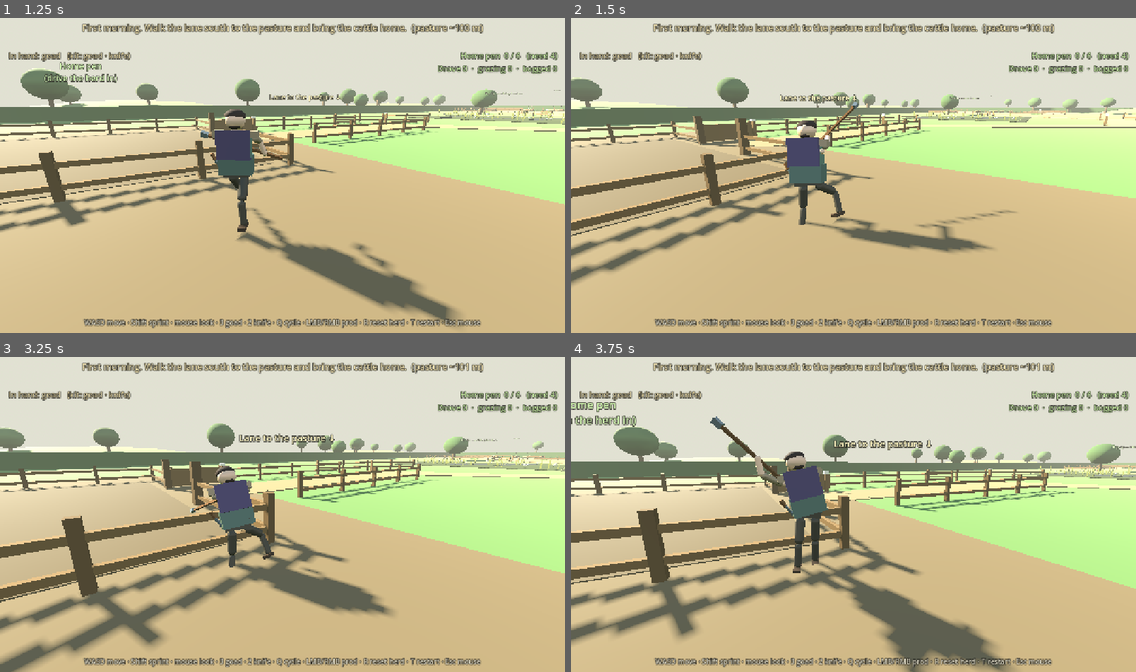
Above: before the commit, frames 1-4 (two rows, left to right).
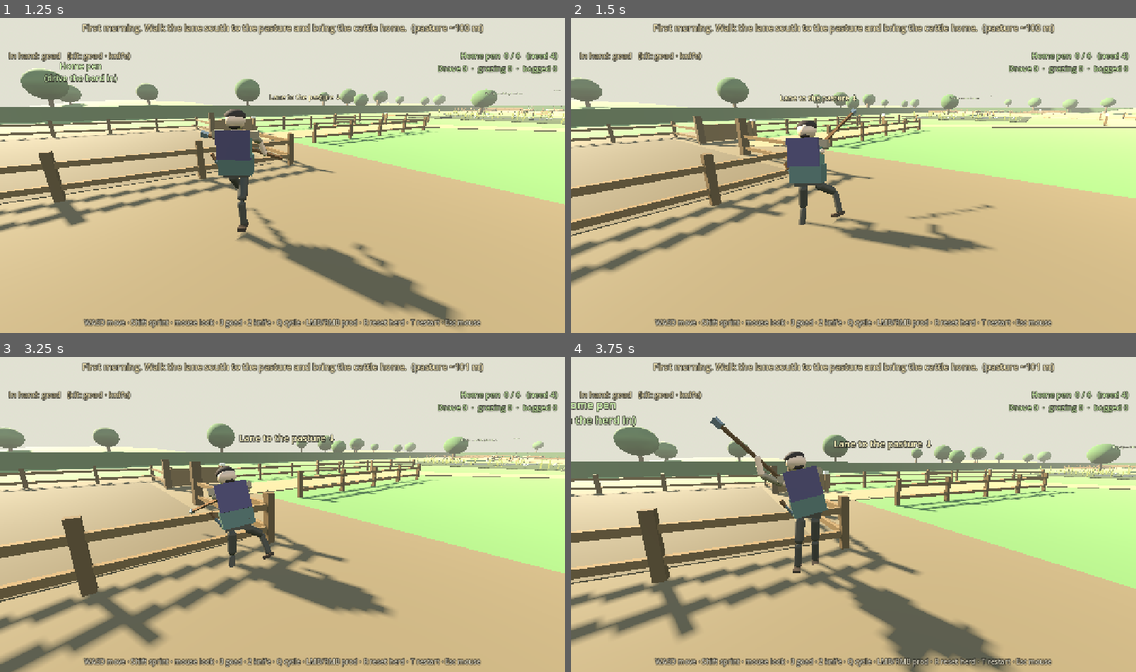
Above: after the commit, the same moments.

Repository: fortins4/devPlayground
Game: Godot game, scene res://scenes/prologue/opening_cattle_drive.tscn
Same seed, same stepped clock (60 frames per second), same inputs: the game is played once before the commit and once after it. This scene is started directly instead of the project's main scene.
Inputs (mouse positions are in pixels of both pictures, inside the frame that each line leads up to):
- Up to frame 1 (1.25 s): tap Enter at 0.5 s; move the mouse to (276, 178) at 0.52 s; hold W (move_forward) from 0.53 s (still down); hold Right mouse button (attack_heavy) from 0.53 s (still down); click (276, 178) at 0.67 s; tap Space (jump) at 0.77 s
- Up to frame 2 (1.5 s): keep holding W (move_forward); move the mouse to (893, 178) at 1.27 s; release Right mouse button (attack_heavy) at 1.28 s; click (893, 178) at 1.35 s
- Up to frame 3 (3.25 s): tap Space (jump) at 1.52, 3.02 s; move the mouse to (237, 508) at 2.02 s; hold H (band_toggle) 2.03-2.78 s; move the mouse to (288, 514) at 2.77 s; release W (move_forward) at 2.78 s; hold A (move_left) from 2.78 s (still down); tap Ctrl (crouch) at 2.85 s; click (288, 514) at 2.92 s
- Up to frame 4 (3.75 s): move the mouse to (830, 508) at 3.52 s; release A (move_left) at 3.53 s; hold W (move_forward) from 3.53 s (still down); hold Q (cycle_weapon) from 3.53 s (still down)

Frame 1 is identical in both runs. In frame 2, 0.6% of the frame differs, in the area x 44-79%, y 26-70%; in frame 3, 0.1%; in frame 4, nothing differs.

Commit message:
fix(combat): second-pass side slide so mid chord clears chest
Left mid still grazed the torso after the shoulder pull. Widen the
torso sample, require more face clear, deepen side face-quad, and
re-slide L/R after the first body push.

Diff:
--- a/scripts/characters/player/player_controller.gd
+++ b/scripts/characters/player/player_controller.gd
@@ -1526,6 +1526,10 @@
 	var cleared: Array = _slide_line_off_body(butt_w, tip_w)
 	butt_w = cleared[0]
 	tip_w = cleared[1]
+	if absf(_swing_arc_aim.x) > 0.35:
+		cleared = _slide_line_off_body(butt_w, tip_w)
+		butt_w = cleared[0]
+		tip_w = cleared[1]
 	var goad := _place_continuous_shaft(butt_w, tip_w)
 	if goad:
 		# Fixed stations along the wood — nearest-to-shoulder piled both hands on the butt.
@@ -1565,7 +1569,7 @@
 		mid.z = -0.55
 	# Side mid-arc: keep the bezier in front of the chest, not through it.
 	if absf(_swing_arc_aim.x) > 0.35 and mid.y > 0.70 and mid.y < 1.50:
-		mid.z = minf(mid.z, -0.92)
+		mid.z = minf(mid.z, -1.05)
 	# Do not crest the skull. Overhead stays in front; a side swing stays wide.
 	if mid.y > 1.42 and absf(mid.x) < 0.34:
 		mid.z = minf(mid.z, -0.64)
@@ -1709,14 +1713,14 @@
 			push = maxf(push, (hp.z + 0.30) / along)
 		var tp: Vector3 = torso.to_local(p)
 		# Wider / deeper torso sample so a side chord cannot sit in the chest.
-		if absf(tp.x) < 0.44 and tp.y > -0.14 and tp.y < 0.72 and tp.z > -0.30:
+		if absf(tp.x) < 0.52 and tp.y > -0.18 and tp.y < 0.78 and tp.z > -0.42:
 			var chest_face := -torso.global_transform.basis.z
 			var along_c := 0.35
 			if chest_face.length_squared() > 0.0001:
 				along_c = maxf(dir.dot(chest_face.normalized()), 0.35)
-			push = maxf(push, (tp.z + 0.40) / along_c)
+			push = maxf(push, (tp.z + 0.55) / along_c)
 	if push > 0.001:
-		var push_cap := 0.95 if absf(_swing_arc_aim.x) > 0.35 else 0.55
+		var push_cap := 1.10 if absf(_swing_arc_aim.x) > 0.35 else 0.55
 		var delta := dir * minf(push, push_cap)
 		butt_w += delta
 		tip_w += delta
